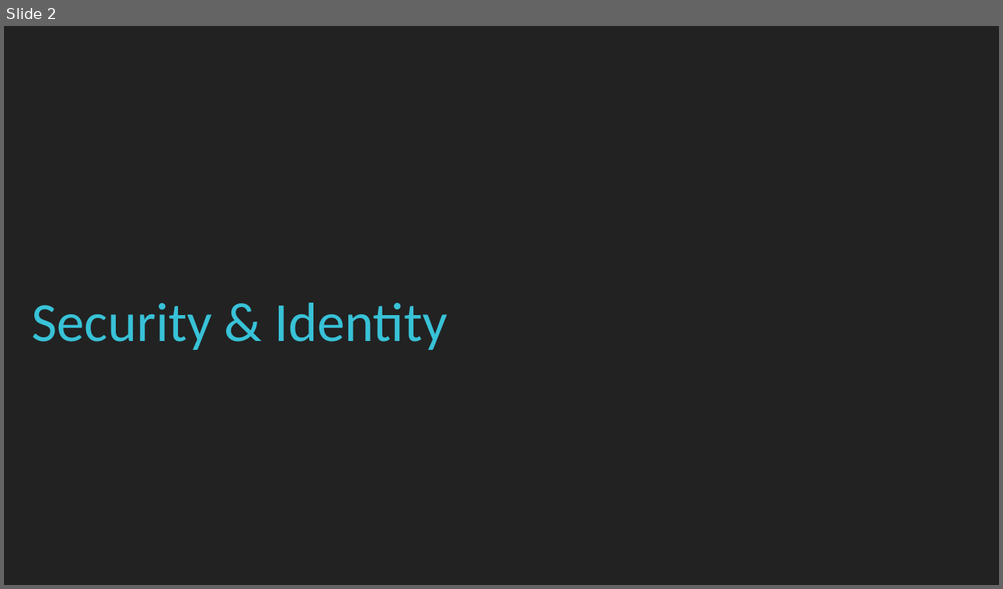
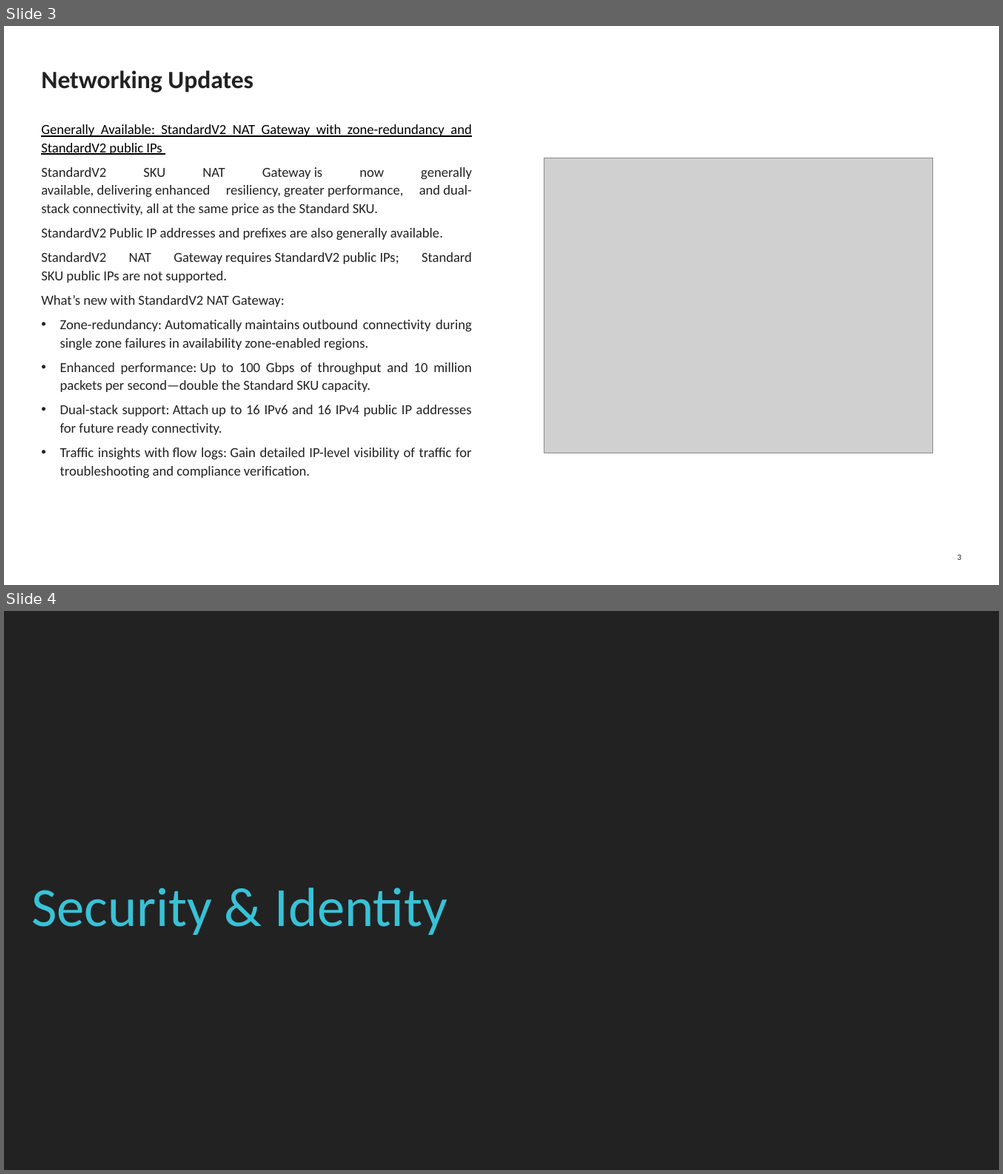
Before and after one commit to azureTimes/meetups, a slide deck: 00_presentation/2026/azureTimes190/AzureTimes_190.pptx. Shown one above the other, each under a label of ours: slide 2 before the commit, slides 3 and 4 after it. The pictures are 1003x589 and 1003x1174 pixels, drawn with LibreOffice and Linux fonts; fonts in the diff are those of the drawing; grey boxes stand for pictures. Boxes give left, top, right and bottom in pixels: in the first picture for what was removed or moved away, otherwise in the second. Text is boxed around its words. In the diff, an @@ line names an element or a change of style, - is before the commit and + after.

```diff
--- a/00_presentation/2026/azureTimes190/AzureTimes_190.pptx
+++ b/00_presentation/2026/azureTimes190/AzureTimes_190.pptx
@@ slide 3 added at (4,26,999,585), background #FFFFFF @@
@@ title added at (41,70,253,93), 18 pt, text #222222, bold @@
+Networking Updates
@@ text added at (41,124,472,478), 10 pt, text #222222 @@
+Generally Available: StandardV2 NAT Gateway with zone-redundancy and StandardV2 public IPs
+StandardV2 SKU NAT Gateway is now generally available, delivering enhanced resiliency, greater performance, and dual-stack connectivity, all at the same price as the Standard SKU.
+StandardV2 Public IP addresses and prefixes are also generally available.
+StandardV2 NAT Gateway requires StandardV2 public IPs; Standard SKU public IPs are not supported.
+What’s new with StandardV2 NAT Gateway:
+• Zone-redundancy: Automatically maintains outbound connectivity during single zone failures in availability zone-enabled regions.
+• Enhanced performance: Up to 100 Gbps of throughput and 10 million packets per second—double the Standard SKU capacity.
+• Dual-stack support: Attach up to 16 IPv6 and 16 IPv4 public IP addresses for future ready connectivity.
+• Traffic insights with flow logs: Gain detailed IP-level visibility of traffic for troubleshooting and compliance verification.
@@ picture added at (544,158,933,454) @@
@@ page number added at (957,554,962,560), 6 pt, text #222222 @@
+3
@@ what was slide 2 is now slide 4 @@
```
Also in this commit, not shown: 2 slides changed, 5 other slides added.
